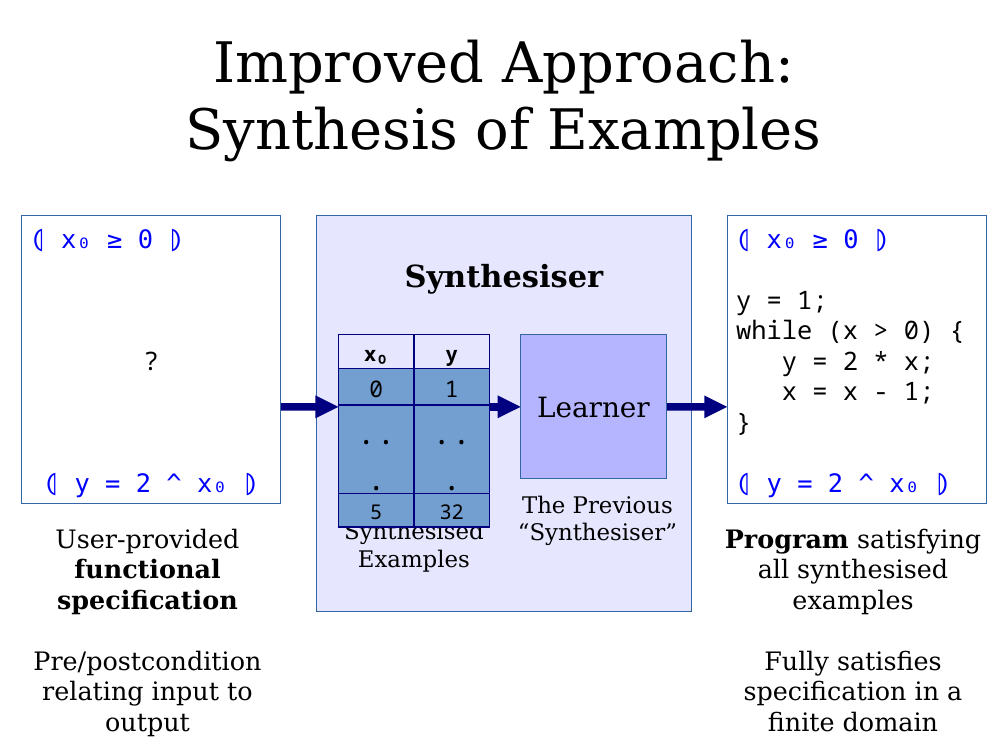
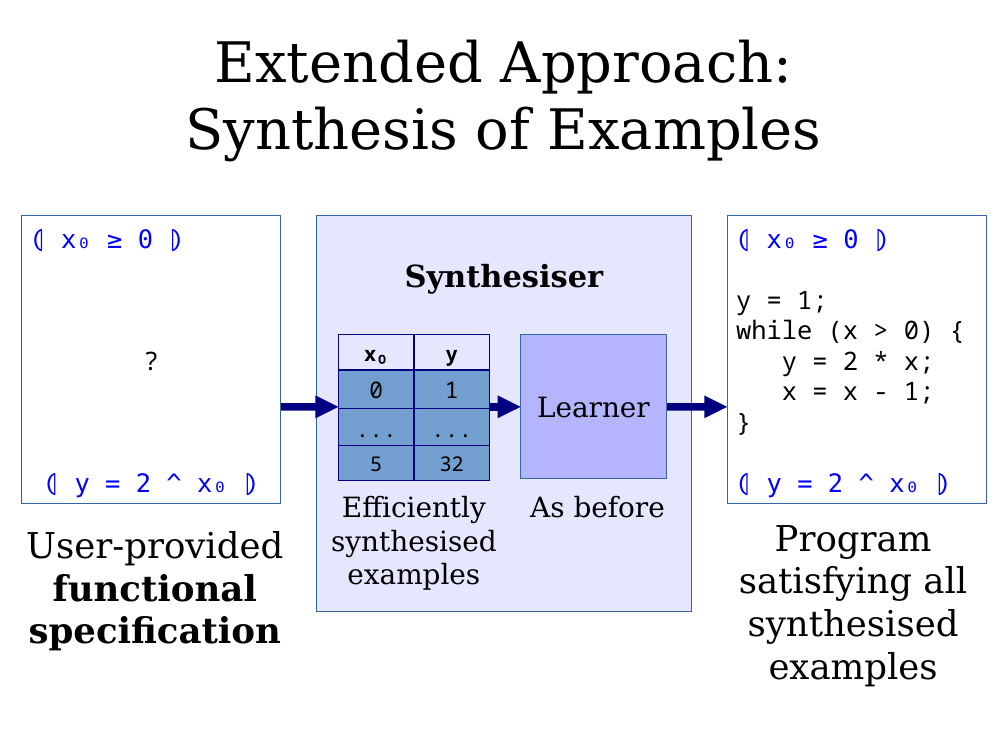
Before and after one commit to joodicator/ic-while-synth, a slide deck: slide 16 of docs/presentation/SoSWASP.odp (slide 8 before the commit). Drawn at 1008x756 pixels with LibreOffice and Linux fonts; fonts in the diff are those of the drawing. Boxes give left, top, right and bottom in pixels: in the first picture for what was removed or moved away, otherwise in the second. Text is boxed around its words. In the diff, an @@ line names an element or a change of style, - is before the commit and + after.

```diff
--- a/docs/presentation/SoSWASP.odp
+++ b/docs/presentation/SoSWASP.odp
@@ title at <box>185,39,822,160</box>: text changed @@
-Improved Approach:
-Synthesis of Examples
+Extended Approach:
+Synthesis of Examples
@@ table at <box>338,335,490,480</box> @@
@@ size 26 to 18 pt in "...", "..." @@
@@ text at <box>342,495,486,523</box>: size 18 to 22 pt in "Efficiently" @@
@@ text at <box>530,495,665,518</box>: text changed; size 18 to 22 pt @@
-The Previous “Synthesiser”
+As before
@@ text "User-provided functional specification": place and size @@
-text "User-provided functional specification" at <box>33,528,261,737</box>
+text "User-provided functional specification" at <box>26,531,283,651</box>
@@ text "User-provided functional specification" at <box>26,531,283,651</box>: size 20 to 28 pt @@
@@ text at <box>331,529,497,590</box>: text changed; size 18 to 22 pt @@
-Synthesised
-Examples
+synthesised
+examples
@@ text "Program satisfying all synthesised examples": place and size @@
-text "Program satisfying all synthesised examples" at <box>725,528,981,732</box>
+text "Program satisfying all synthesised examples" at <box>739,525,967,686</box>
@@ text "Program satisfying all synthesised examples" at <box>739,525,967,686</box>: size 20 to 28 pt; bold off in "Program" @@
@@ text at <box>33,650,261,737</box>: paragraph removed @@
-Pre/postcondition relating input to output
@@ text at <box>744,650,962,732</box>: paragraph removed @@
-Fully satisfies specification in a finite domain
```
Also in this commit, not shown: 14 other slides changed, 6 slides added, 2 slides removed, 9 other files.
